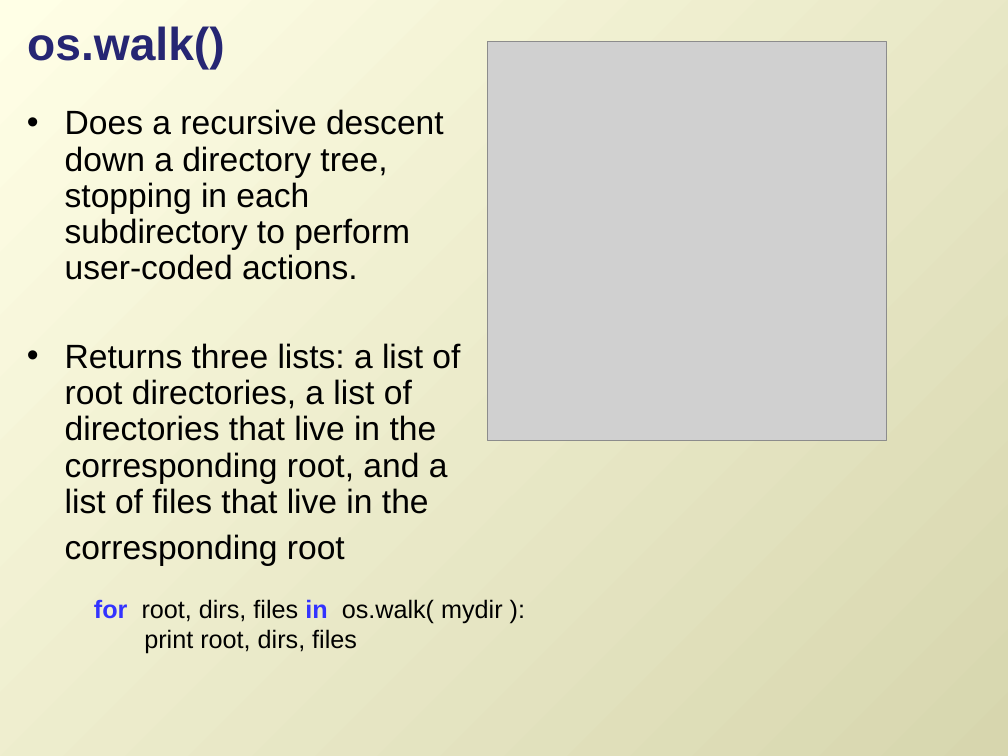
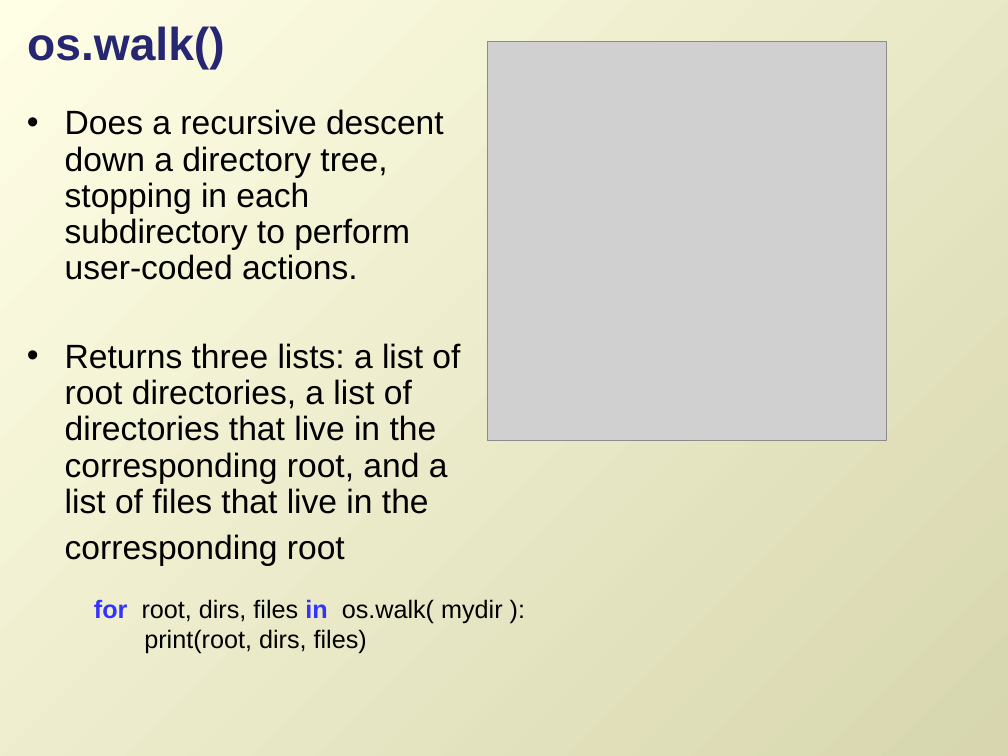
Before and after one commit to lgtateos/gis540, a slide deck: slide 16 of slides/looping2.pptx. Drawn at 1008x756 pixels with LibreOffice and Linux fonts; fonts in the diff are those of the drawing; grey boxes stand for pictures. Boxes give left, top, right and bottom in pixels: in the first picture for what was removed or moved away, otherwise in the second. Text is boxed around its words. In the diff, an @@ line names an element or a change of style, - is before the commit and + after.

```diff
--- a/slides/looping2.pptx
+++ b/slides/looping2.pptx
@@ text at (144,629,367,654): text changed @@
-  print root, dirs, files
+  print(root, dirs, files)
```
Also in this commit, not shown: 12 other slides changed.
